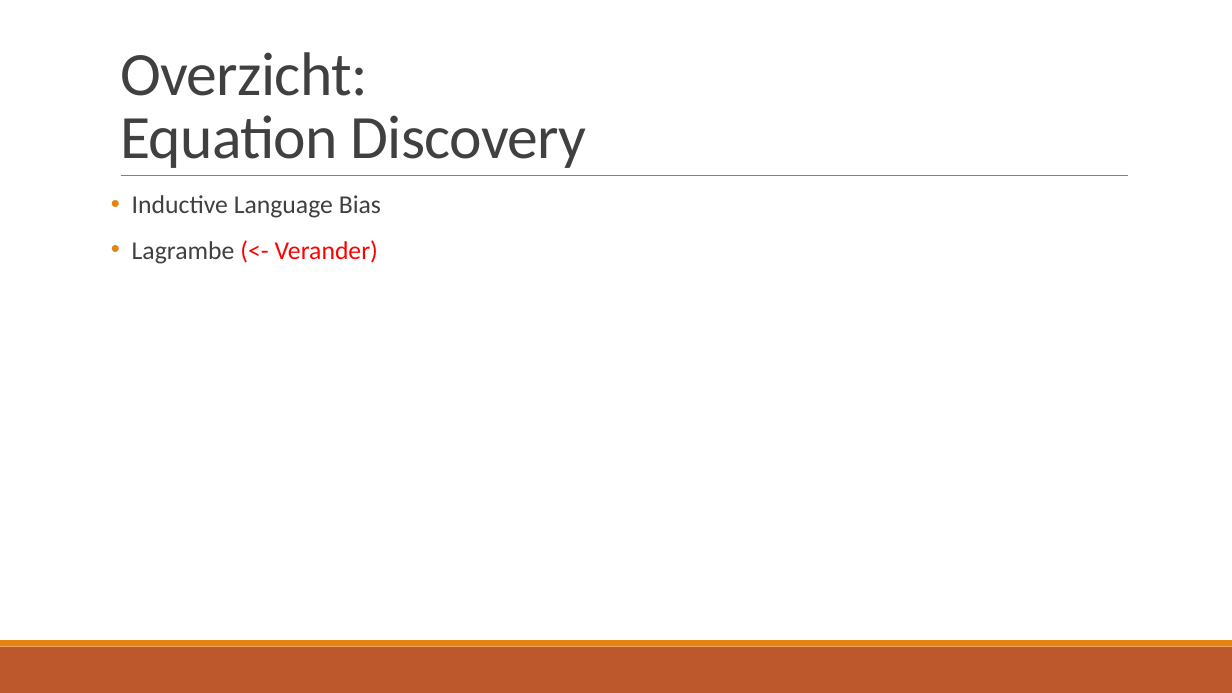
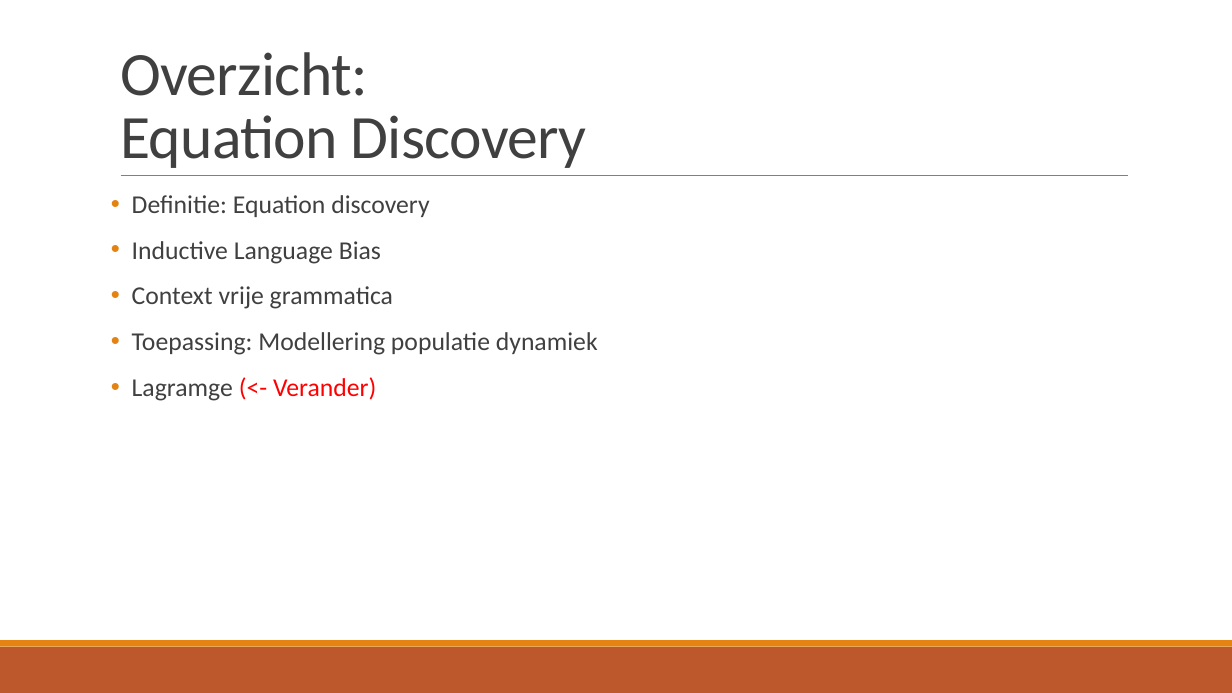
Before and after one commit to TomDeGroote/Bachelorproef, a slide deck: slide 18 of Opdracht 2/Literatuurstudie.pptx (slide 17 before the commit). Drawn at 1232x693 pixels with LibreOffice and Linux fonts; fonts in the diff are those of the drawing. Boxes give left, top, right and bottom in pixels: in the first picture for what was removed or moved away, otherwise in the second. Text is boxed around its words. In the diff, an @@ line names an element or a change of style, - is before the commit and + after.

```diff
--- a/Opdracht 2/Literatuurstudie.pptx
+++ b/Opdracht 2/Literatuurstudie.pptx
@@ text at [132,195,429,217]: paragraph added @@
+• Definitie: Equation discovery
@@ text at [132,286,598,401]: text changed; text colour #FF0000 to #404040 @@
-• Lagrambe (<- Verander)
+• Context vrije grammatica
+• Toepassing: Modellering populatie dynamiek
+• Lagramge (<- Verander)
```
Also in this commit, not shown: 4 other slides changed, 5 slides added, 6 slides removed, 4 other files.
